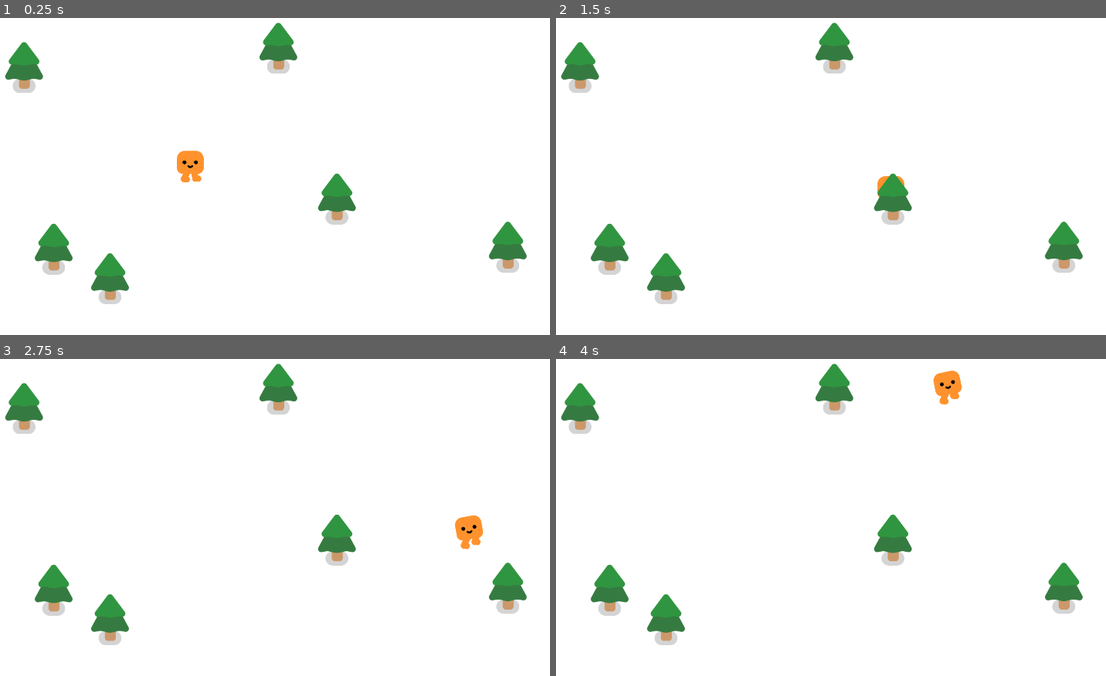
Above: before the commit, frames 1-4 (two rows, left to right).
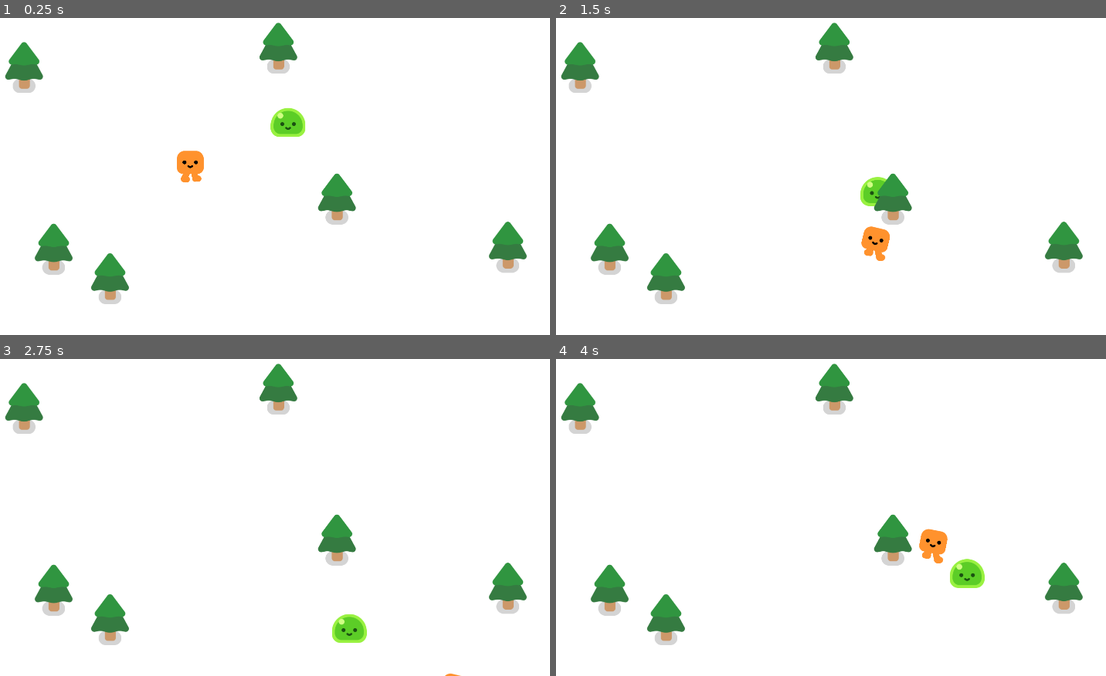
Above: after the commit, the same moments.

Repository: j-j4y/game_dev
Game: Godot game, scene res://seals_game.tscn
Two runs of this game, one before a commit and one after it. Both use one fixed random seed, a clock stepped at 60 frames per second and the inputs below. Before the commit the project has no main scene; this scene is started directly in both runs.
Inputs:
- Up to frame 1 (0.25 s): no input
- Up to frame 2 (1.5 s): hold D (move_right) 0.53-1.28 s; hold S (move_down) from 1.28 s (still down)
- Up to frame 3 (2.75 s): release S (move_down) at 2.03 s; hold D (move_right) from 2.03 s (still down)
- Up to frame 4 (4 s): release D (move_right) at 2.78 s; hold W (move_up) 2.78-3.53 s; hold A (move_left) from 3.53 s (still down)

The runs differ from the first frame. In frame 1, 0.5% of the frame differs, in the area x 49-56%, y 28-38%; in frame 2, 0.7%; in frame 3, 0.9%; in frame 4, 1.3%, in the area x 66-78%, y 3-73%.

Commit message:
added enemy basic code

Diff:
--- /dev/null
+++ b/2d-project-assets/enemy.gd
@@ -0,0 +1,11 @@
+extends CharacterBody2D
+
+var player
+
+func _ready():
+	player = get_node("/root/Game/Player")
+
+func _physics_process(delta):
+		var direction = global_position.direction_to(player.global_position)
+		velocity = direction * 300.0
+		move_and_slide()
--- /dev/null
+++ b/2d-project-assets/enemy.tscn
@@ -0,0 +1,16 @@
+[gd_scene format=3 uid="uid://v45siqi72g4b"]
+
+[ext_resource type="Script" uid="uid://dox6jhv1bqtvi" path="res://enemy.gd" id="1_4gyqm"]
+[ext_resource type="PackedScene" uid="uid://ogik4s70pgwl" path="res://characters/slime/slime.tscn" id="1_7k104"]
+
+[sub_resource type="CircleShape2D" id="CircleShape2D_nwoa8"]
+radius = 60.074955
+
+[node name="enemy" type="CharacterBody2D" unique_id=108647496]
+script = ExtResource("1_4gyqm")
+
+[node name="Slime" parent="." unique_id=2008890567 instance=ExtResource("1_7k104")]
+
+[node name="CollisionShape2D" type="CollisionShape2D" parent="." unique_id=1243888878]
+position = Vector2(-1, -28)
+shape = SubResource("CircleShape2D_nwoa8")
--- a/2d-project-assets/project.godot
+++ b/2d-project-assets/project.godot
@@ -75,6 +75,7 @@
 [application]
 
 config/name="Your First 2D Game With Godot 4: START (GDQuest)"
+run/main_scene="uid://nail6f8vrigo"
 config/features=PackedStringArray("4.7", "Forward Plus")
 config/icon="res://icon.png"
 
--- a/2d-project-assets/seals_game.tscn
+++ b/2d-project-assets/seals_game.tscn
@@ -2,6 +2,7 @@
 
 [ext_resource type="PackedScene" uid="uid://c1sx7bic4uhdj" path="res://player.tscn" id="1_08gei"]
 [ext_resource type="PackedScene" uid="uid://c0gpy0pye4jr6" path="res://tree.tscn" id="2_dvvpt"]
+[ext_resource type="PackedScene" uid="uid://v45siqi72g4b" path="res://enemy.tscn" id="3_sr4e8"]
 
 [node name="Game" type="Node2D" unique_id=1711068022]
 y_sort_enabled = true
@@ -30,3 +31,6 @@
 
 [node name="pine tree6" parent="." unique_id=997964554 instance=ExtResource("2_dvvpt")]
 position = Vector2(1258, 711)
+
+[node name="enemy" parent="." unique_id=108647496 instance=ExtResource("3_sr4e8")]
+position = Vector2(1176, 427)
Not shown, added: 2d-project-assets/enemy.gd.uid
